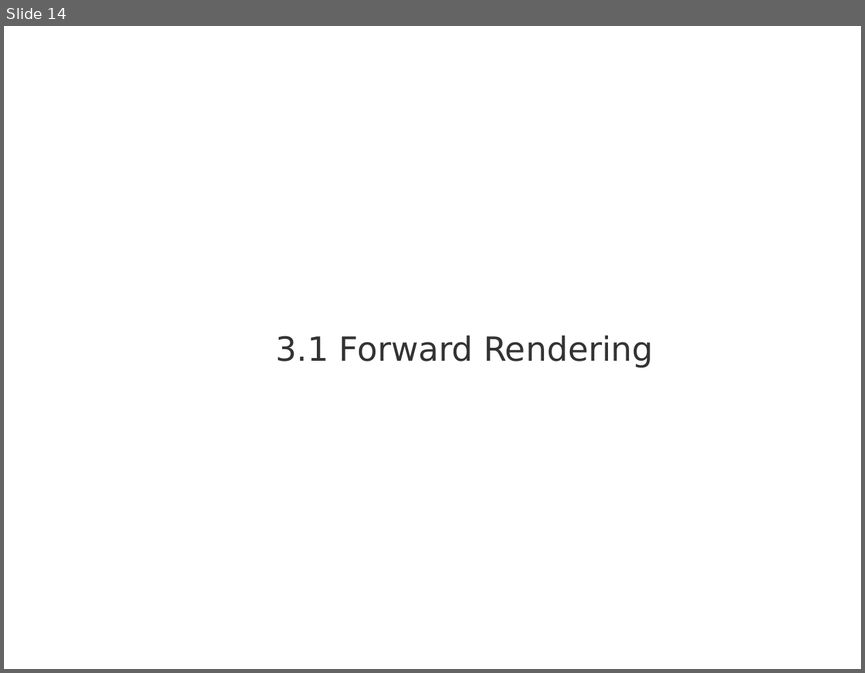
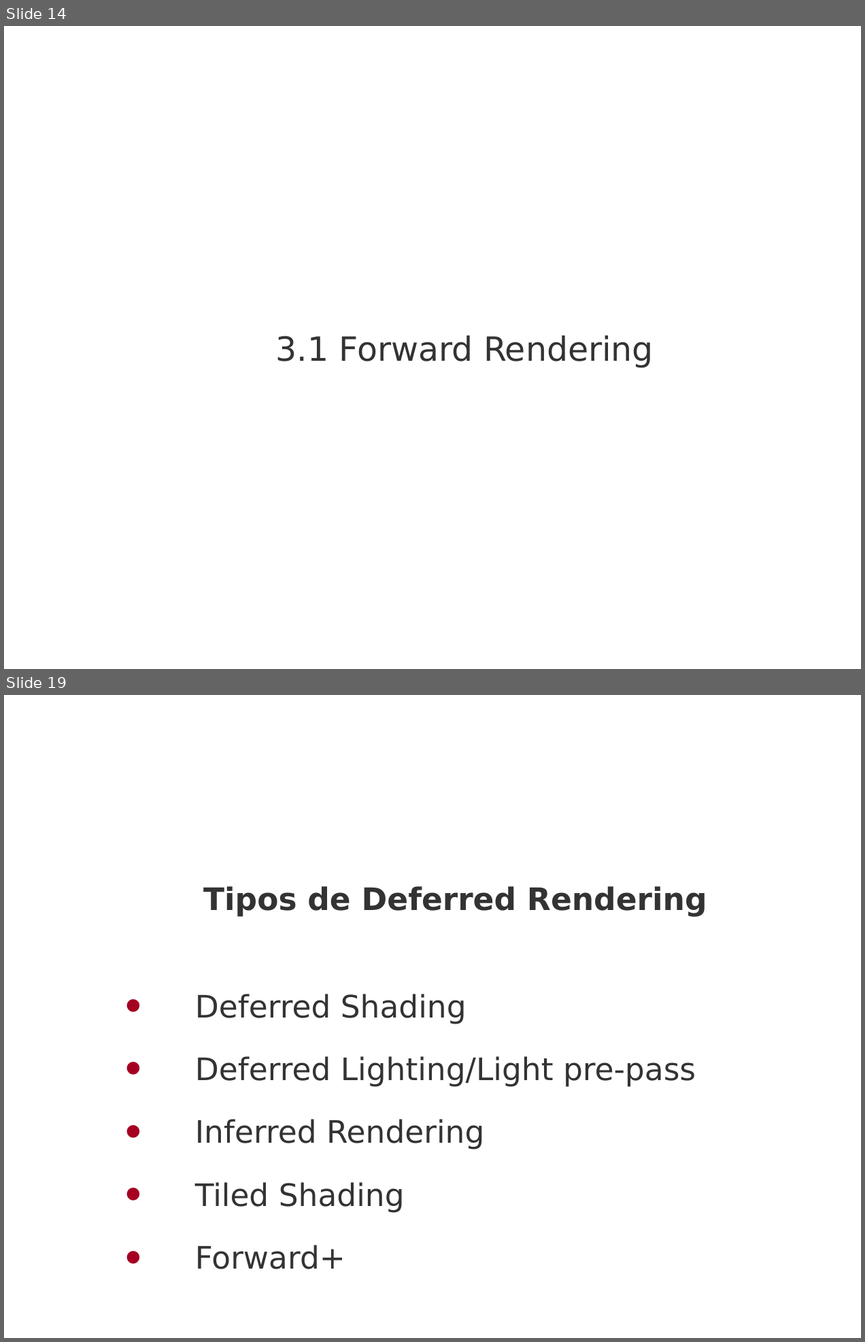
Before and after one commit to madowen/webGL, a slide deck: Docs/presentacion.pptx. Shown one above the other, each under a label of ours: slide 14 before the commit, slides 14 and 19 after it; the slides between them are not shown. The pictures are 865x673 and 865x1342 pixels, drawn with LibreOffice and Linux fonts; fonts in the diff are those of the drawing; background and template pictures are left out. Boxes give left, top, right and bottom in pixels: in the first picture for what was removed or moved away, otherwise in the second. Text is boxed around its words. In the diff, an @@ line names an element or a change of style, - is before the commit and + after.

```diff
--- a/Docs/presentacion.pptx
+++ b/Docs/presentacion.pptx
@@ slide 19 added at (x1=4, y1=695, x2=861, y2=1338), background picture (left out) @@
@@ title added at (x1=68, y1=695, x2=861, y2=802), 28 pt, text #FFFFFF @@
+Deferred Rendering
@@ text added at (x1=195, y1=886, x2=707, y2=1269), 26 pt, text #333333 @@
+Tipos de Deferred Rendering
+• Deferred Shading
+• Deferred Lighting/Light pre-pass
+• Inferred Rendering
+• Tiled Shading
+• Forward+
```
Also in this commit, not shown: 7 slides changed, 18 other slides added, 1 slide removed, 1 other file.
